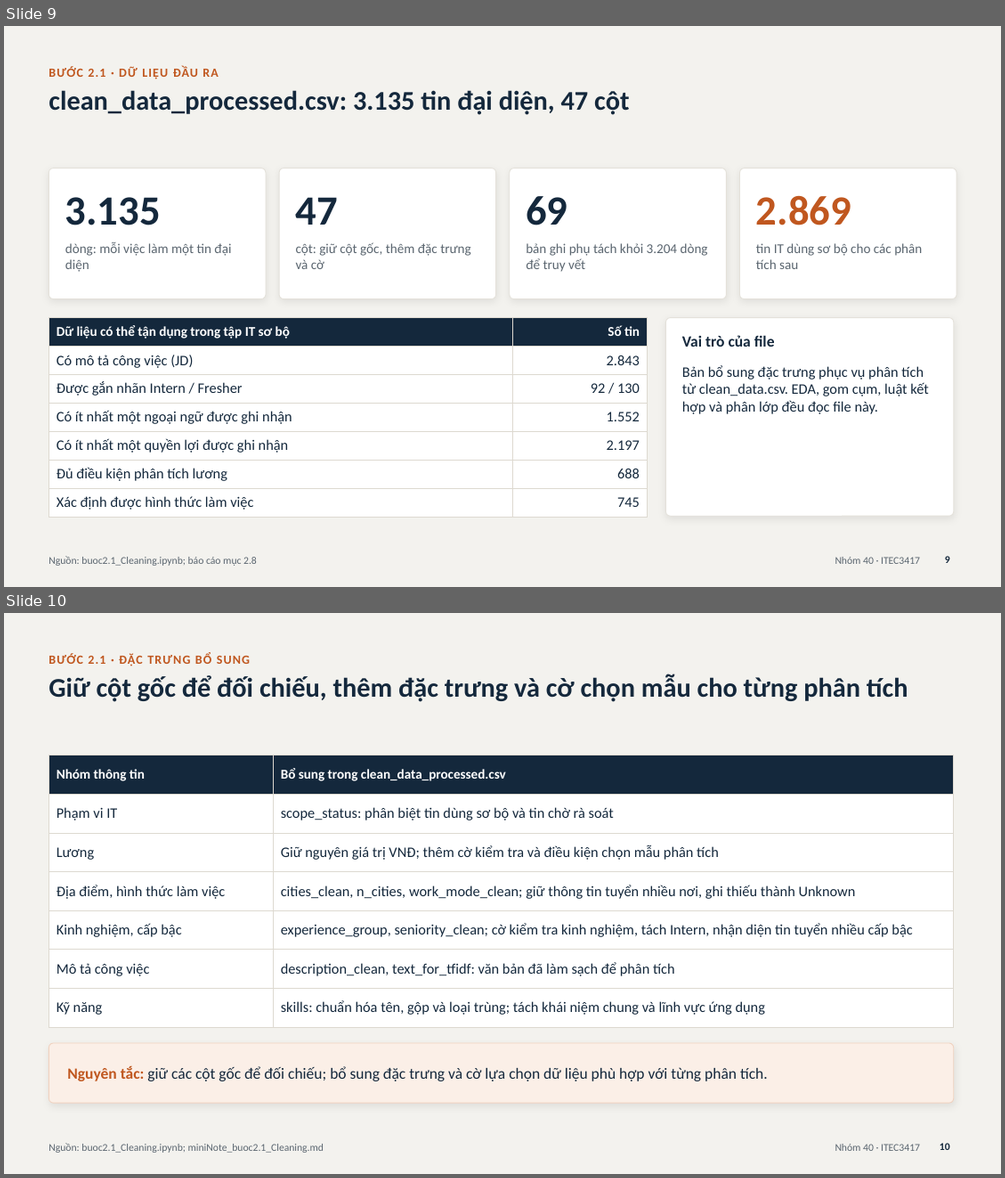
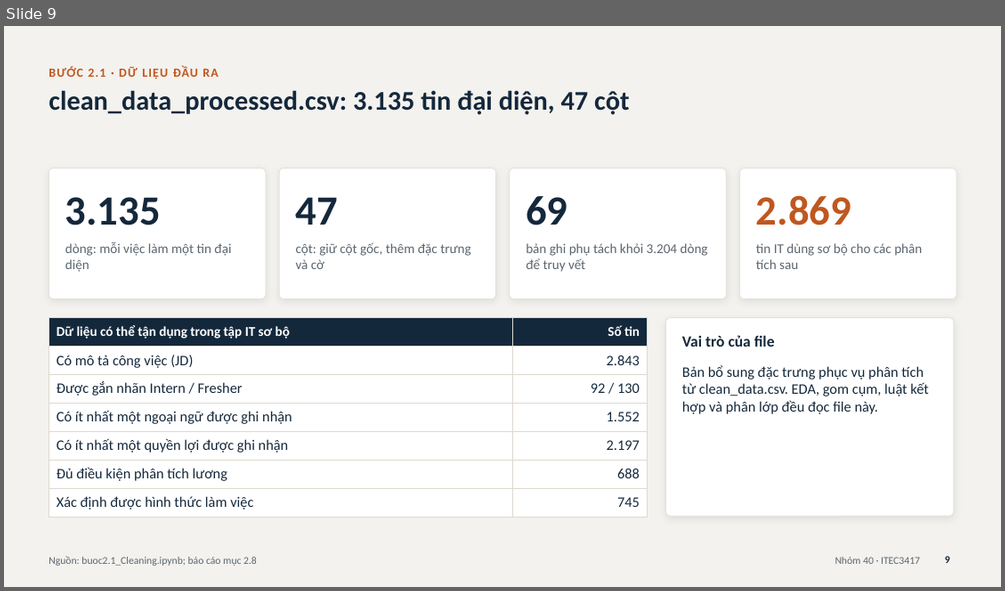
Before and after one commit to Tuan-Nguyen-176/vietnam-it-job-market-analysis, a slide deck: slide thuyet trinh/Nhom40_SlideThuyetTrinh.pptx. Shown one above the other, each under a label of ours: slides 9 and 10 before the commit, slide 9 after it. The pictures are 1005x1178 and 1005x591 pixels, drawn with LibreOffice and Linux fonts; fonts in the diff are those of the drawing. Boxes give left, top, right and bottom in pixels: in the first picture for what was removed or moved away, otherwise in the second. Text is boxed around its words. In the diff, an @@ line names an element or a change of style, - is before the commit and + after.

```diff
--- a/slide thuyet trinh/Nhom40_SlideThuyetTrinh.pptx
+++ b/slide thuyet trinh/Nhom40_SlideThuyetTrinh.pptx
@@ slide 10 removed at bbox=[4, 613, 1001, 1174], background #F3F2EE; not listed: 1 template element that a slide beside it also shows @@
@@ text removed at bbox=[48, 653, 250, 666] @@
-BƯỚC 2.1 · ĐẶC TRƯNG BỔ SUNG
@@ title removed at bbox=[48, 674, 908, 702] @@
-Giữ cột gốc để đối chiếu, thêm đặc trưng và cờ chọn mẫu cho từng phân tích
@@ table removed at bbox=[48, 755, 954, 1027], 7 rows, 2 columns @@
-Nhóm thông tin | Bổ sung trong clean_data_processed.csv
-Phạm vi IT | scope_status: phân biệt tin dùng sơ bộ và tin chờ rà soát
-Lương | Giữ nguyên giá trị VNĐ; thêm cờ kiểm tra và điều kiện chọn mẫu phân tích
-Địa điểm, hình thức làm việc | cities_clean, n_cities, work_mode_clean; giữ thông tin tuyển nhiều nơi, ghi thiếu thành Unknown
-Kinh nghiệm, cấp bậc | experience_group, seniority_clean; cờ kiểm tra kinh nghiệm, tách Intern, nhận diện tin tuyển nhiều cấp bậc
-Mô tả công việc | description_clean, text_for_tfidf: văn bản đã làm sạch để phân tích
-Kỹ năng | skills: chuẩn hóa tên, gộp và loại trùng; tách khái niệm chung và lĩnh vực ứng dụng
@@ rounded rectangle removed at bbox=[48, 1043, 954, 1103] @@
@@ text removed at bbox=[67, 1066, 768, 1081] @@
-Nguyên tắc: giữ các cột gốc để đối chiếu; bổ sung đặc trưng và cờ lựa chọn dữ liệu phù hợp với từng phân tích.
@@ text removed at bbox=[48, 1143, 324, 1152] @@
-Nguồn: buoc2.1_Cleaning.ipynb; miniNote_buoc2.1_Cleaning.md
@@ page number removed at bbox=[939, 1143, 950, 1150] @@
-10
```
Also in this commit, not shown: 3 slides changed.
